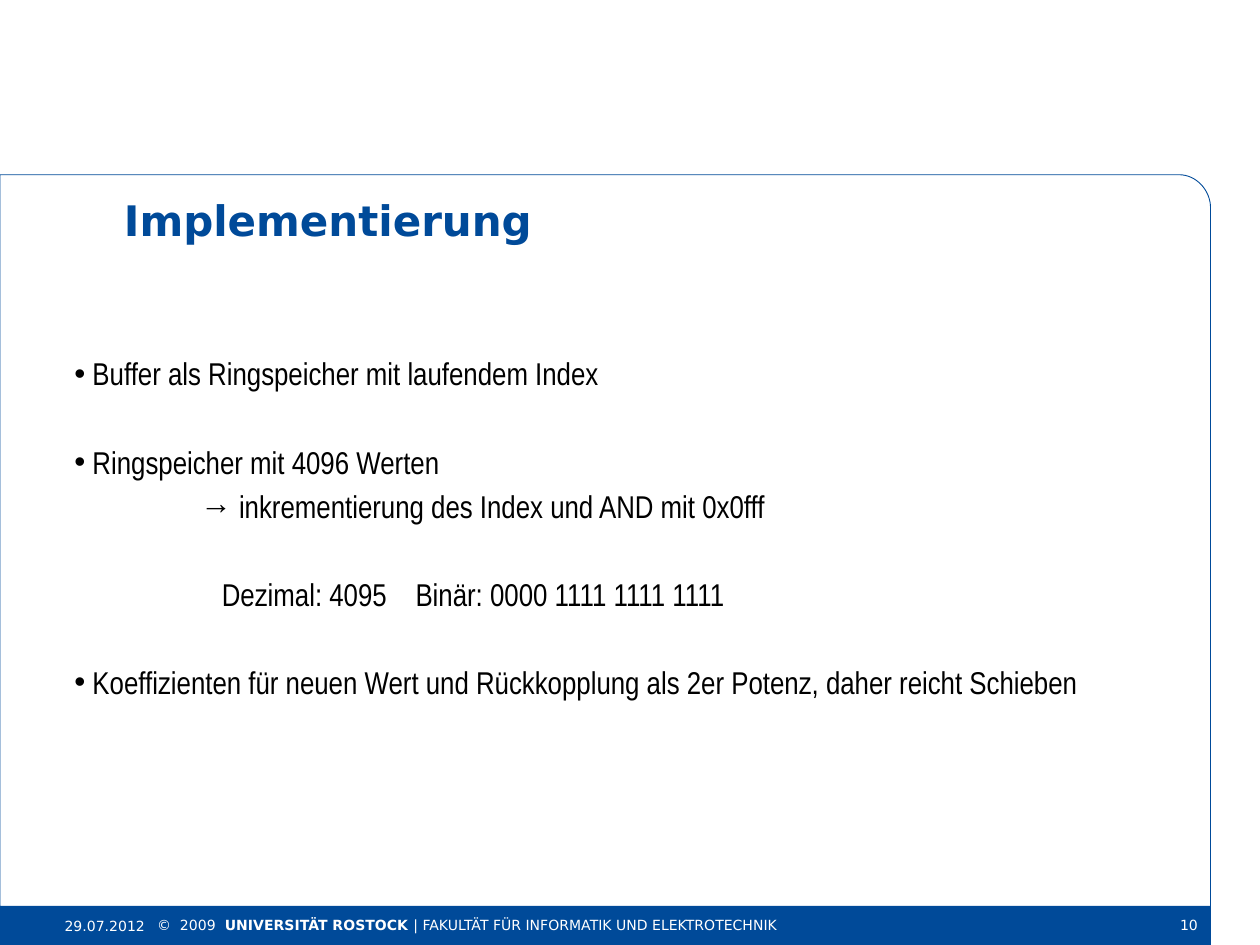
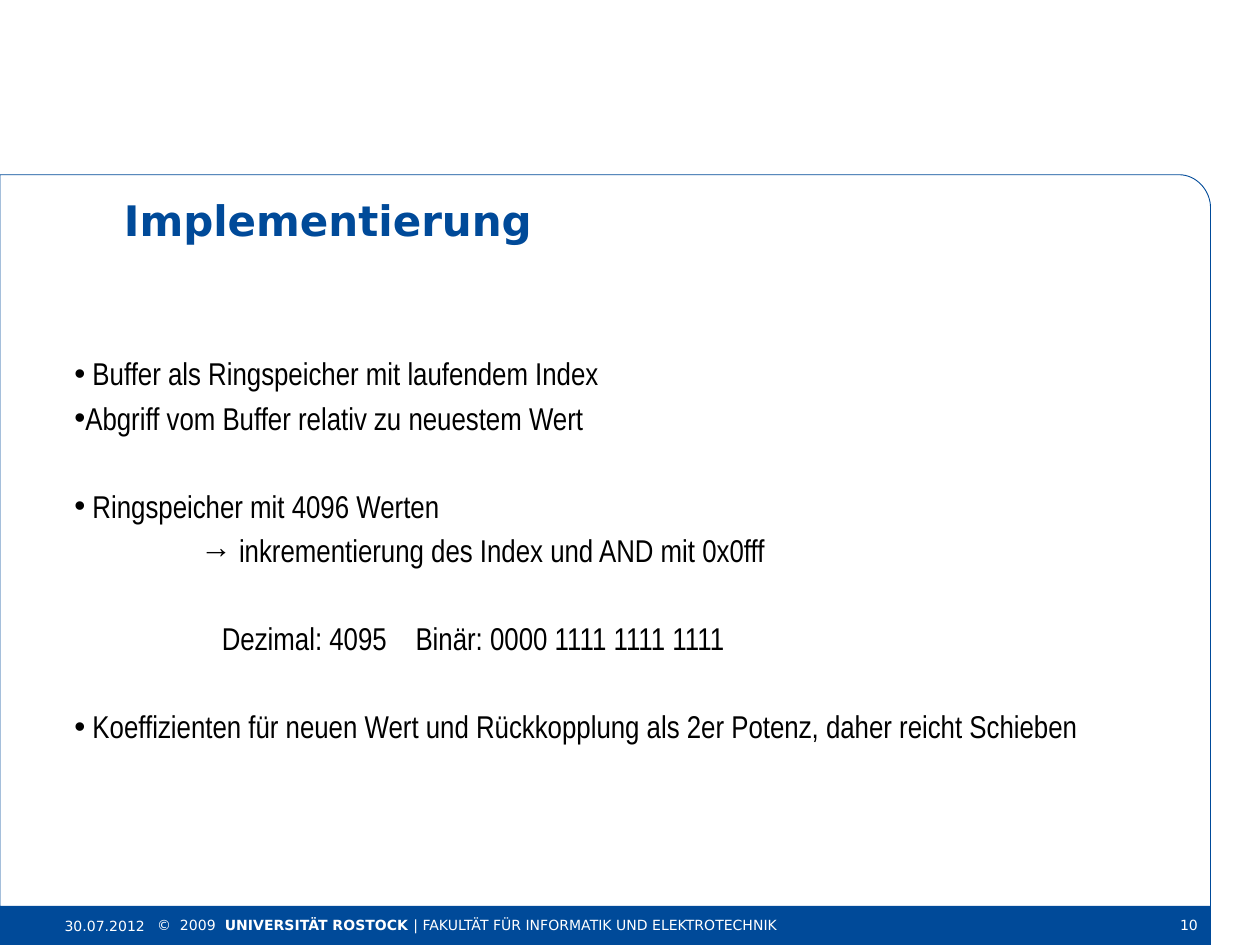
Before and after one commit to oeke/HallEffect, a slide deck: slide 10 of hall presentation.pptx. Drawn at 1260x945 pixels with LibreOffice and Linux fonts; fonts in the diff are those of the drawing; background and template pictures are left out. Boxes give left, top, right and bottom in pixels: in the first picture for what was removed or moved away, otherwise in the second. Text is boxed around its words. In the diff, an @@ line names an element or a change of style, - is before the commit and + after.

```diff
--- a/hall presentation.pptx
+++ b/hall presentation.pptx
@@ text at box(85, 407, 583, 436): paragraph added @@
+• Abgriff vom Buffer relativ zu neuestem Wert
@@ text at box(65, 920, 145, 932): text changed @@
-29.07.2012
+30.07.2012
```
Also in this commit, not shown: 12 other slides changed, 1 other file.
